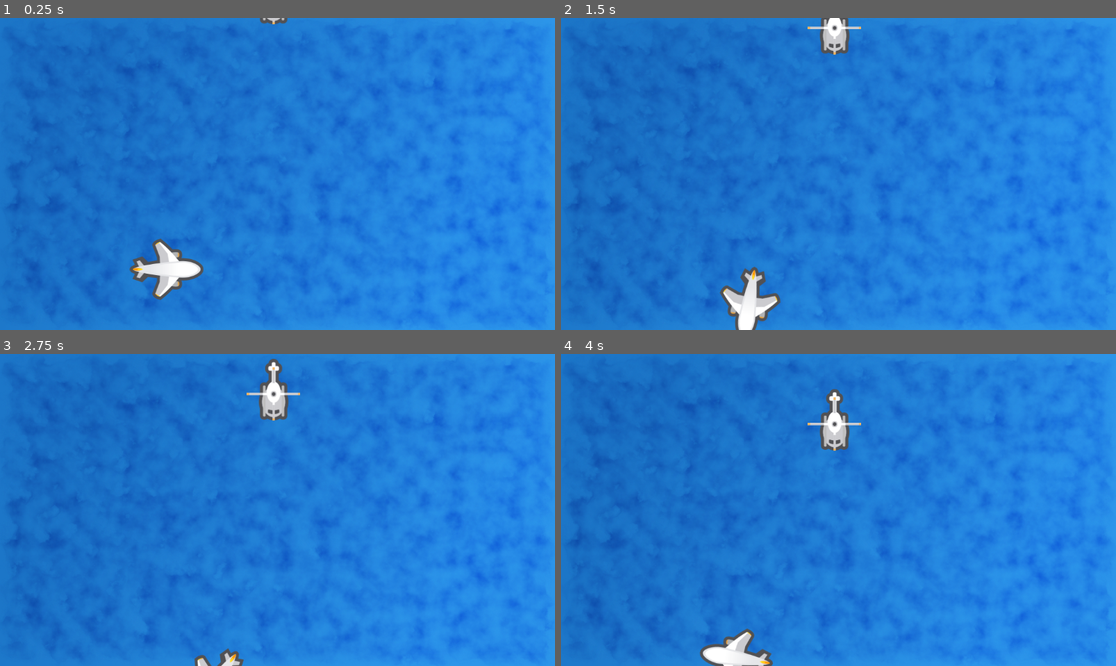
Above: before the commit, frames 1-4 (two rows, left to right).
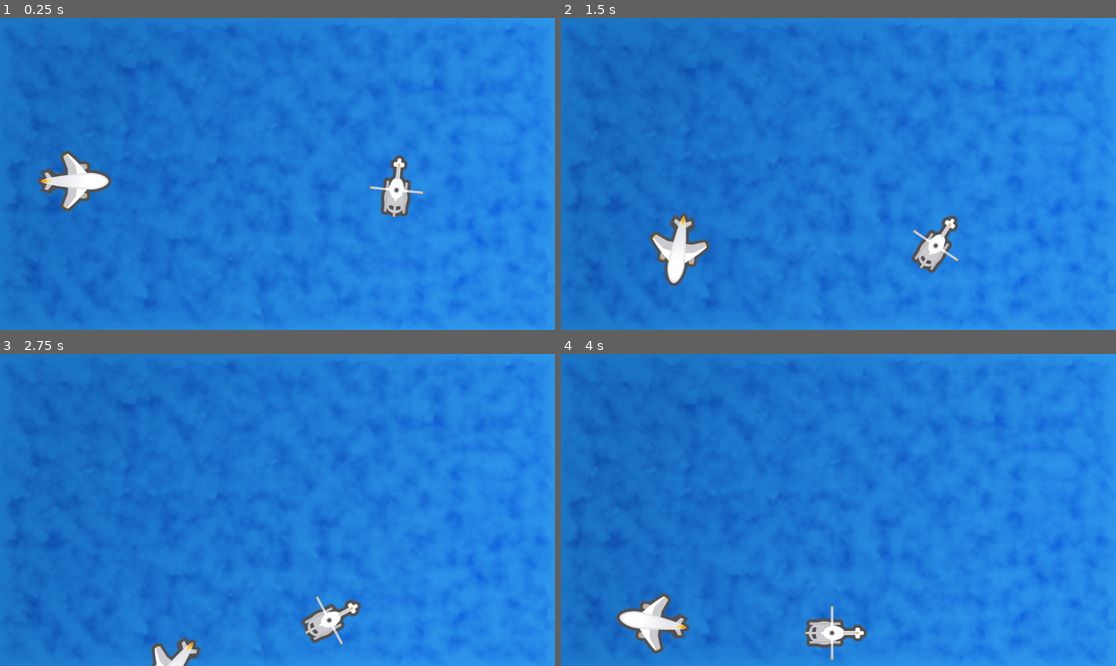
Above: after the commit, the same moments.

Repository: ligarius20fps/kurs-godot
Game: Godot game, scene res://Scenes/Ocean/Ocean.tscn
The game is run twice, just before and just after one commit, with the same random seed, the same clock (stepped at 60 frames per second) and the same inputs.
Inputs:
- Up to frame 1 (0.25 s): no input
- Up to frame 2 (1.5 s): hold Right (ui_right) 0.53-1.28 s; hold Left (ui_left) from 1.28 s (still down)
- Up to frame 3 (2.75 s): release Left (ui_left) at 2.03 s; hold Right (ui_right) from 2.03 s (still down)
- Up to frame 4 (4 s): release Right (ui_right) at 3.53 s; hold Left (ui_left) from 3.53 s (still down)

The runs differ from the first frame. In frame 1, 3.5% of the frame differs, in the area x 6-77%, y 0-91%; in frame 2, 3.9%, in the area x 15-72%, y 0-100%; in frame 3, 2.5%; in frame 4, 3.9%.

Commit message:
ćwiczenie: helikopter lata w kółko

Diff:
--- a/podstawy/Scenes/Ocean/Ocean.gd
+++ b/podstawy/Scenes/Ocean/Ocean.gd
@@ -12,8 +12,9 @@
 # Called every frame. 'delta' is the elapsed time since the previous frame.
 func _process(delta: float) -> void:
 	# przemieszczaj latające maszyny
-	const speed:int = 100
-	const rotate_speed:float = 3.14
+	const speed:int = 200
+	const PI:float = 3.141592653589793238462643383
+	const rotate_speed:float = PI
 	samolot.move_local_x(speed * delta)
 	heli.move_local_x(speed * delta * 0.5)
 
@@ -22,3 +23,6 @@
 		samolot.rotate(-rotate_speed * delta)
 	if Input.is_action_pressed("ui_right"):
 		samolot.rotate(rotate_speed * delta)
+
+	# ćwiczenie: helikopter lata w kółko
+	heli.rotate(rotate_speed / 8 * delta)
--- a/podstawy/Scenes/Ocean/Ocean.tscn
+++ b/podstawy/Scenes/Ocean/Ocean.tscn
@@ -14,10 +14,10 @@
 metadata/_edit_lock_ = true
 
 [node name="Helicopter" type="Sprite2D" parent="." unique_id=742845085]
-position = Vector2(568, -63)
+position = Vector2(825, 324)
 rotation = 1.5707964
 texture = ExtResource("3_2ucyk")
 
 [node name="Plane" type="Sprite2D" parent="." unique_id=1378103251]
-position = Vector2(321, 522)
+position = Vector2(105, 339)
 texture = ExtResource("2_i4j2t")
